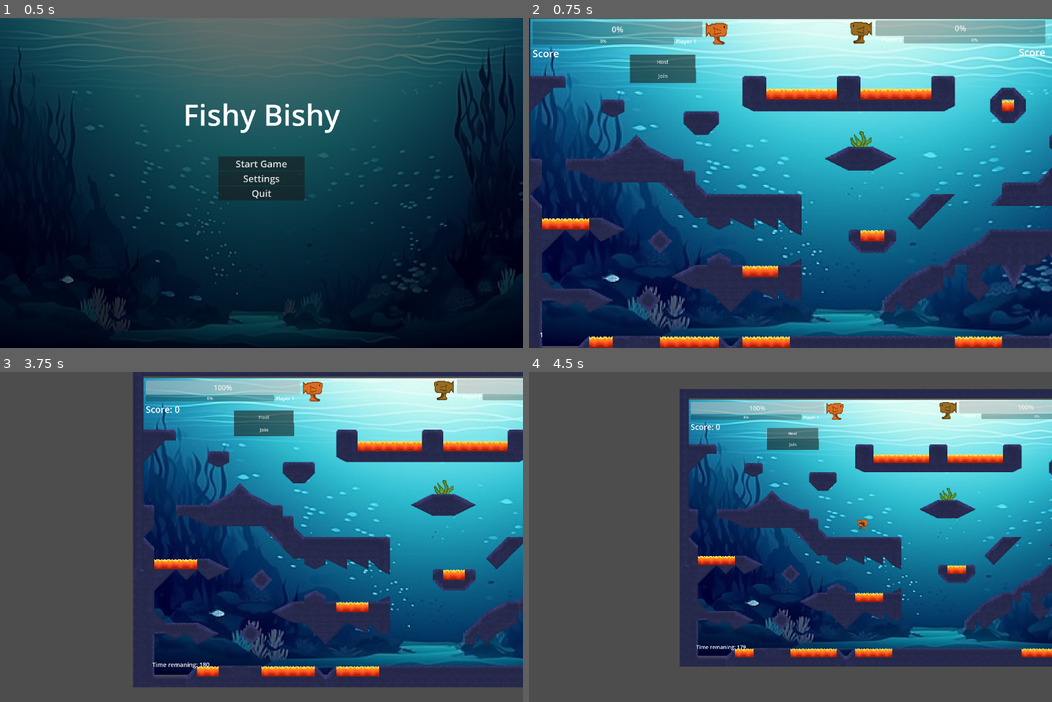
Above: before the commit, frames 1-4 (two rows, left to right).
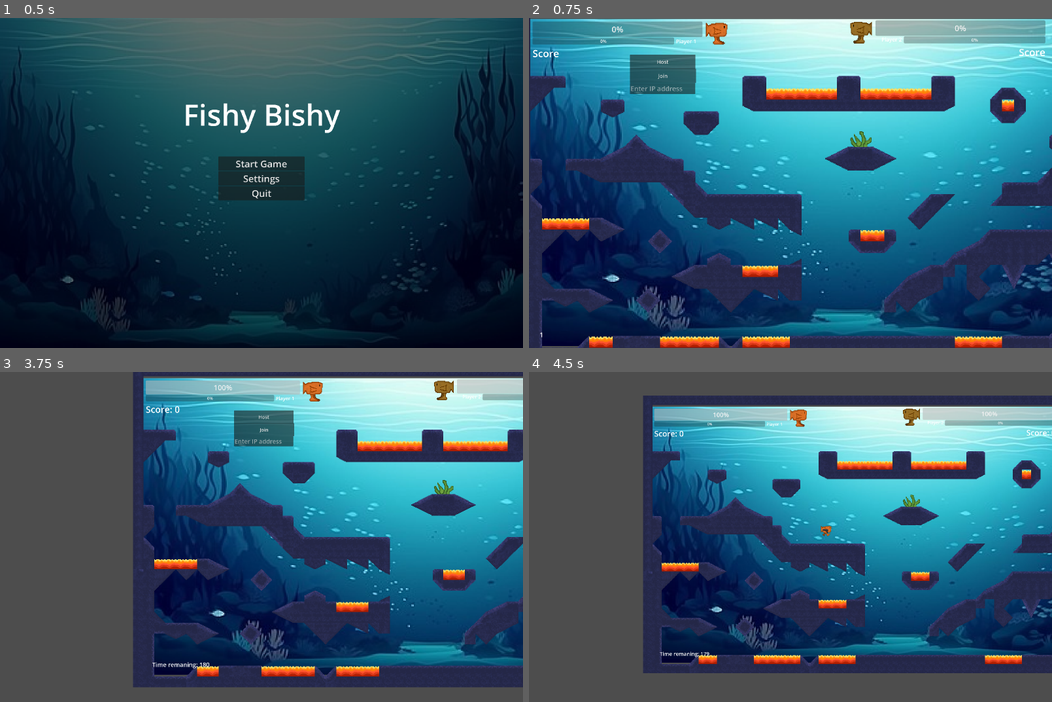
Above: after the commit, the same moments.

Repository: Myselfshiwoziji/Fish_Mafia
Game: Godot game, scene res://Menus/MainMenu/MainMenu.tscn
Same seed, same stepped clock (60 frames per second), same inputs: the game is played once before the commit and once after it.
Inputs:
- Up to frame 1 (0.5 s): no input
- Up to frame 2 (0.75 s): click "Start Game" at 0.5 s
- Up to frame 3 (3.75 s): tap Enter at 1.25, 2.75 s; hold Space (Action) 1.28-2.03 s; hold D (Right) 1.28-2.78 s; tap W (Up) at 1.52, 2.27 s; tap Space (Action) at 2.1 s; hold A (Left) 2.78-3.53 s; hold Space (Action) 2.78-3.53 s; tap , (Dash) at 2.85 s; hold D (Right) from 3.53 s (still down); tap J (aim_down) at 3.6 s
- Up to frame 4 (4.5 s): tap W (Up) at 3.77 s; tap Space (Action) at 3.8 s; release D (Right) at 4.25 s; click "Host" at 4.25 s

Frame 1 is identical in both runs. In frame 2, 0.4% of the frame differs, in the area x 19-32%, y 19-24%; in frame 3, 0.4%; in frame 4, 44%, in the area x 21-100%, y 5-92%.

Commit message:
multiplayer fix

Diff:
--- a/Gameplay/Mainscene.gd
+++ b/Gameplay/Mainscene.gd
@@ -3,6 +3,7 @@
 var bubble_scene = preload("res://Gameplay/Bubbles/Bubble.tscn")
 var peer = ENetMultiplayerPeer.new();
 @export var player_scene : PackedScene
+var players = []
 
 func spawn_bubble(loc_id):
 	var bubble = bubble_scene.instantiate()
@@ -22,7 +23,10 @@
 
 	$BubbleSpawnTimer.start()
 
-	$Camera.add_target($Stage)
+	camera($Stage)
+
+func camera(player_id):
+	$Camera.add_target(player_id)
 
 # Called every frame. 'delta' is the elapsed time since the previous frame.
 func _process(delta):
@@ -37,7 +41,7 @@
 	spawn_bubble(3)
 	spawn_bubble(4)
 	spawn_bubble(5)
-	$BubbleSpawnTimer.wait_time = randf_range(3, 8)
+	$BubbleSpawnTimer.wait_time = randf_range(5, 10)
 	$BubbleSpawnTimer.start()
 
 
@@ -53,18 +57,27 @@
 
 #Multiplayer stuff
 func _on_join_pressed():
-	peer.create_client("localhost", 127)
+	var IP_address = $IP.text
+	peer.create_client(str(IP_address), 5500)
 	multiplayer.multiplayer_peer = peer;
+	$Host.visible = false;
+	$Join.visible = false;
+	$IP.visible = false;
 
 
 func _on_host_pressed():
-	peer.create_server(127)
+	peer.create_server(5500)
 	multiplayer.multiplayer_peer = peer
 	multiplayer.peer_connected.connect(_add_player);
 	_add_player();
+	$Host.visible = false;
+	$Join.visible = false;
+	$IP.visible = false;
 
 func _add_player(id = 1):
 	var player = player_scene.instantiate()
 	player.name = str(id)
 	call_deferred("add_child", player)
 	player.position = Vector2(1520, 1053)
+	players.append(player)
+	camera(player)
--- a/Gameplay/Mainscene.tscn
+++ b/Gameplay/Mainscene.tscn
@@ -129,8 +129,16 @@
 [node name="PlayerSpawnPosition" type="Marker2D" parent="."]
 position = Vector2(1520, 1053)
 
+[node name="IP" type="LineEdit" parent="."]
+offset_left = 684.0
+offset_top = 440.0
+offset_right = 1127.0
+offset_bottom = 515.0
+theme_override_font_sizes/font_size = 45
+placeholder_text = "Enter IP address"
+
+[connection signal="pressed" from="Host" to="." method="_on_host_pressed"]
 [connection signal="pressed" from="Host" to="." method="_on_button_pressed"]
-[connection signal="pressed" from="Host" to="." method="_on_host_pressed"]
 [connection signal="pressed" from="Join" to="." method="_on_join_pressed"]
 [connection signal="timeout" from="BubbleSpawnTimer" to="." method="_on_bubble_spawn_timer_timeout"]
 [connection signal="timeout" from="GameTimer" to="." method="_on_game_timer_timeout"]
--- a/Gameplay/Player/Player.tscn
+++ b/Gameplay/Player/Player.tscn
@@ -149,9 +149,12 @@
 }]
 
 [sub_resource type="SceneReplicationConfig" id="SceneReplicationConfig_nduhe"]
-properties/0/path = NodePath("..:position")
+properties/0/path = NodePath(".:position")
 properties/0/spawn = true
 properties/0/replication_mode = 1
+properties/1/path = NodePath("Gun:rotation")
+properties/1/spawn = true
+properties/1/replication_mode = 1
 
 [node name="Player" type="CharacterBody2D"]
 collision_layer = 4
--- a/Gameplay/Player/playerscript.gd
+++ b/Gameplay/Player/playerscript.gd
@@ -5,6 +5,12 @@
 @export var jumpheight = 50
 @export var respawntime = 3
 @export var projectile_speed = 500
+
+#Player data
+@export var player_hp = 100
+@export var bubbles = 0
+@export var score = 0
+@export var invunerable = false
 
 
 var screen_size
@@ -24,6 +30,13 @@
 	screen_size = get_viewport_rect().size;
 	get_tree().call_group("projectile", "queue_free")
 	spawn_location = self.global_position
+
+	#PLayer data
+	var player_hp = 100
+	var bubbles = 0
+	var score = 0
+	var invunerable = false
+	pass;
 
 
 func _enter_tree():
@@ -119,7 +132,7 @@
 		var projectile = projectile_scene.instantiate();
 		var projectile_spawn = self.position
 		projectile.position = projectile_spawn
-		projectile.current_owner = 1
+		projectile.current_owner = self.name
 		var projectile_rotation = -1 * direction.angle_to_point(Vector2(0,0))
 		projectile.rotate(projectile_rotation)
 		get_parent().add_child(projectile)
@@ -133,9 +146,7 @@
 func _physics_process(delta):
 	if dead == false && is_multiplayer_authority():
 		action(aiming())
-
 		movement()
-
 		move_and_slide()
 
 		if Global.p1_player_hp <= 0:
--- a/Gameplay/Projectile/projectile.tscn
+++ b/Gameplay/Projectile/projectile.tscn
@@ -6,6 +6,11 @@
 
 [sub_resource type="RectangleShape2D" id="RectangleShape2D_txvap"]
 size = Vector2(31.75, 23)
+
+[sub_resource type="SceneReplicationConfig" id="SceneReplicationConfig_rro6g"]
+properties/0/path = NodePath(".:position")
+properties/0/spawn = true
+properties/0/replication_mode = 1
 
 [node name="projectile" type="Area2D"]
 position = Vector2(1000, 1000)
@@ -30,4 +35,7 @@
 volume_db = 2.0
 autoplay = true
 
+[node name="MultiplayerSynchronizer" type="MultiplayerSynchronizer" parent="."]
+replication_config = SubResource("SceneReplicationConfig_rro6g")
+
 [connection signal="body_entered" from="." to="." method="_on_body_entered"]
--- a/Gameplay/Projectile/test.gd
+++ b/Gameplay/Projectile/test.gd
@@ -27,7 +27,7 @@
 			Global.p2_player_hp -= 40
 			queue_free()
 
-	if body.name == "Player" and current_owner == 2:
-		if Global.p1_invunerable == false:
-			Global.p1_player_hp -= 40
-			queue_free()
+	if str(body.name) != str(current_owner):
+		print("hi")
+		queue_free()
+		pass;
--- a/Global.gd
+++ b/Global.gd
@@ -11,12 +11,3 @@
 var p2_player_bubbles = 0
 var p2_player_score = 0
 var p2_invunerable = false
-
-func _ready():
-	p1_player_hp = 100
-	p1_player_bubbles = 0
-	p1_player_score = 0
-	p1_invunerable = false
-
-	p2_player_score = 0
-	p2_invunerable = false
Not shown: 1 places in Gameplay/Projectile/projectile.tscn that only renumber resources
